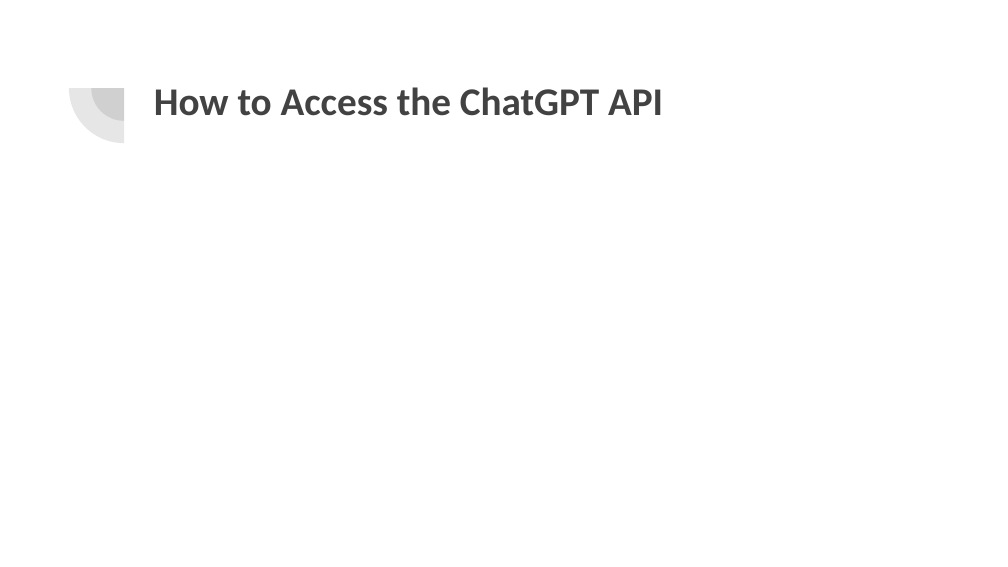
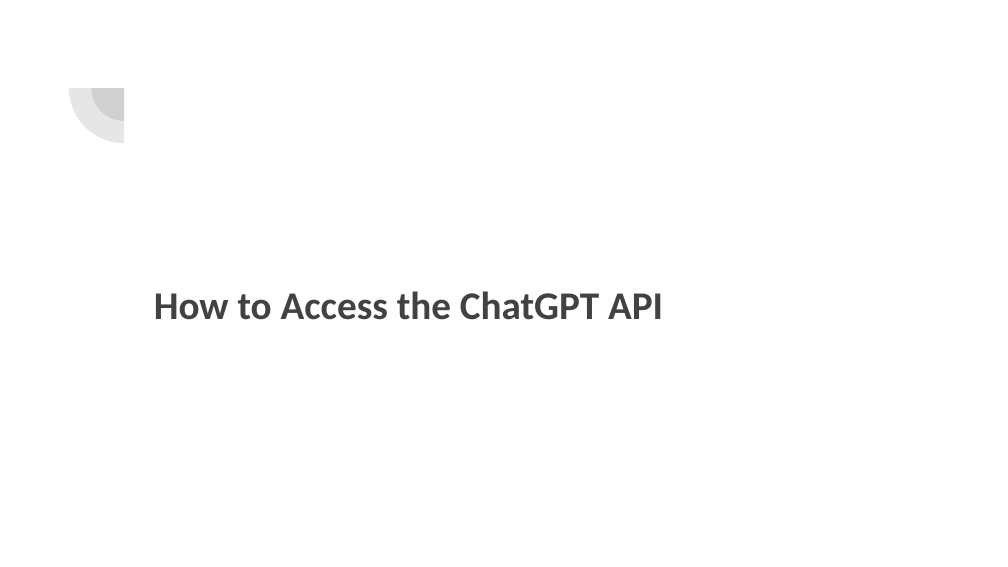
Before and after one commit to aacayanan/chatbot-workshop-mesacs, a slide deck: slide 14 of AI Chatbot Workshop.pptx (slide 10 before the commit). Drawn at 1008x567 pixels with LibreOffice and Linux fonts; fonts in the diff are those of the drawing. Boxes give left, top, right and bottom in pixels: in the first picture for what was removed or moved away, otherwise in the second. Text is boxed around its words. In the diff, an @@ line names an element or a change of style, - is before the commit and + after.

```diff
--- a/AI Chatbot Workshop.pptx
+++ b/AI Chatbot Workshop.pptx
@@ title "How to Access the ChatGPT ...": place and size @@
-title "How to Access the ChatGPT ..." at bbox=[154, 87, 663, 116]
+title "How to Access the ChatGPT ..." at bbox=[154, 291, 663, 320]
```
Also in this commit, not shown: 6 other slides changed, 4 slides added.
